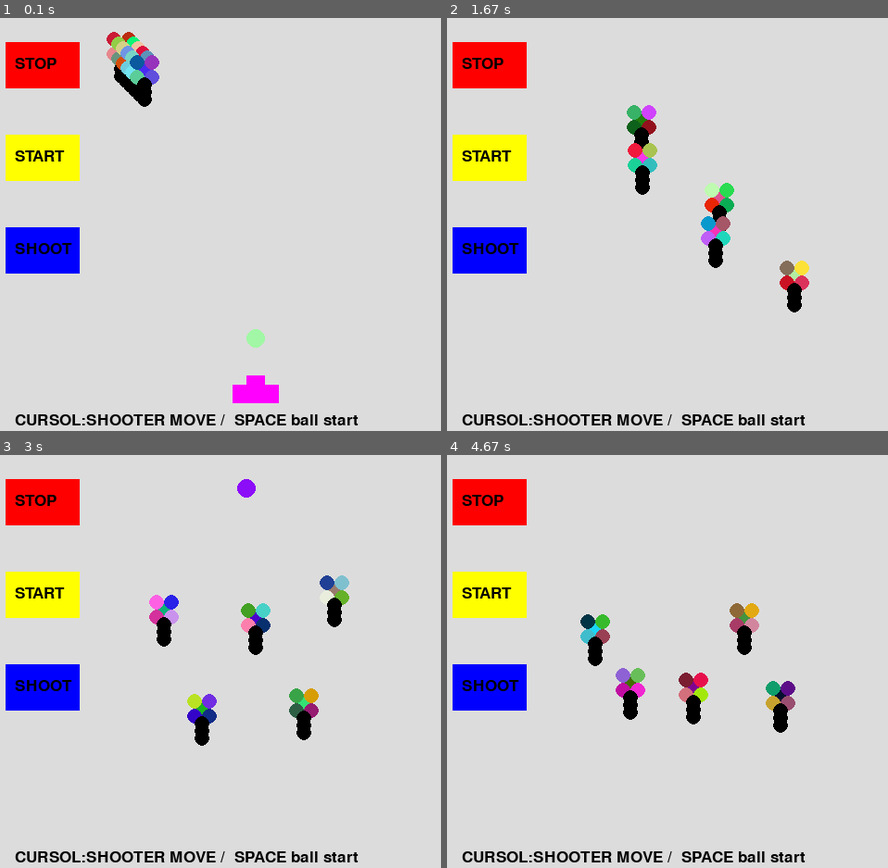
Above: before the commit, frames 1-4 (two rows, left to right).
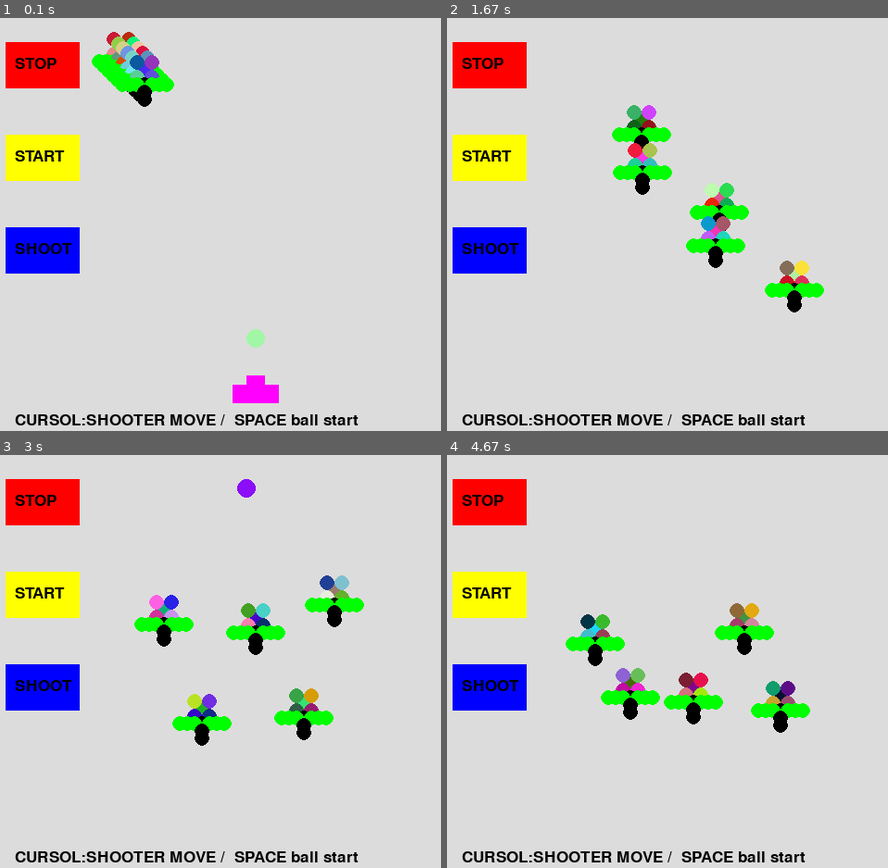
Above: after the commit, the same moments.

Repository: snc29654/pygame
Game: pygame game, started from invador.py
Same seed, same stepped clock (60 frames per second), same inputs: the game is played once before the commit and once after it.
Inputs:
- Up to frame 1 (0.1 s): no input
- Up to frame 2 (1.67 s): hold Right 0.33-0.8 s; hold Right 0.83-1.3 s; tap Space at 0.9, 1.2, 1.4 s; hold Left from 1.33 s (still down)
- Up to frame 3 (3 s): tap Space at 1.7, 1.97, 2.27, 2.4, 2.7 s; release Left at 1.87 s; hold Left 1.9-2.3 s; hold Right 2.33-2.97 s
- Up to frame 4 (4.67 s): hold Left 3-3.47 s; tap Space at 3.07, 3.37, 3.57, 3.87, 4.07, 4.37 s; hold Right 3.5-3.97 s; hold Right 4-4.47 s

The runs differ from the first frame. In frame 1, 0.8% of the frame differs, in the area x 20-40%, y 8-18%; in frame 2, 1.9%; in frame 3, 1.9%, in the area x 30-83%, y 34-67%; in frame 4, 1.9%.

Commit message:
トンボの羽追加

Diff:
--- a/invador.py
+++ b/invador.py
@@ -78,6 +78,12 @@
                 pygame.draw.circle(self.main_surface, (random.randint(0,255),random.randint(0,255),random.randint(0,255)), (self.x[i]+8, self.y[i]-8), self.target_size)
                 pygame.draw.circle(self.main_surface, (random.randint(0,255),random.randint(0,255),random.randint(0,255)), (self.x[i]+8, self.y[i]+8), self.target_size)
                 pygame.draw.circle(self.main_surface, (0,0,0), (self.x[i], self.y[i]+16), self.target_size)
+                pygame.draw.circle(self.main_surface, (0,255,0), (self.x[i]+8, self.y[i]+16), self.target_size)
+                pygame.draw.circle(self.main_surface, (0,255,0), (self.x[i]-8, self.y[i]+16), self.target_size)
+                pygame.draw.circle(self.main_surface, (0,255,0), (self.x[i]+16, self.y[i]+16), self.target_size)
+                pygame.draw.circle(self.main_surface, (0,255,0), (self.x[i]-16, self.y[i]+16), self.target_size)
+                pygame.draw.circle(self.main_surface, (0,255,0), (self.x[i]+24, self.y[i]+16), self.target_size)
+                pygame.draw.circle(self.main_surface, (0,255,0), (self.x[i]-24, self.y[i]+16), self.target_size)
                 pygame.draw.circle(self.main_surface, (0,0,0), (self.x[i], self.y[i]+24), self.target_size)
                 pygame.draw.circle(self.main_surface, (0,0,0), (self.x[i], self.y[i]+32), self.target_size)
             else:
